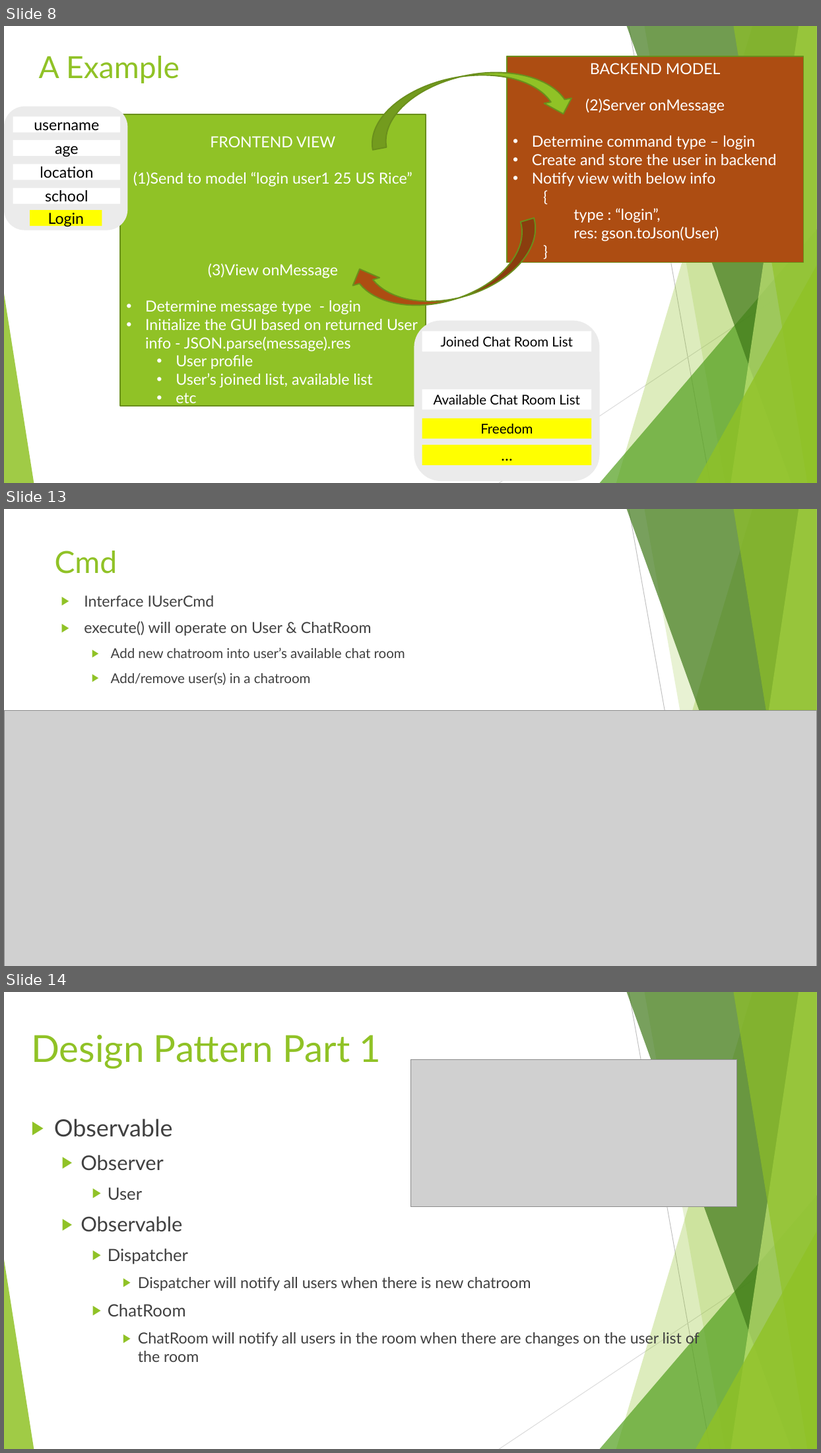
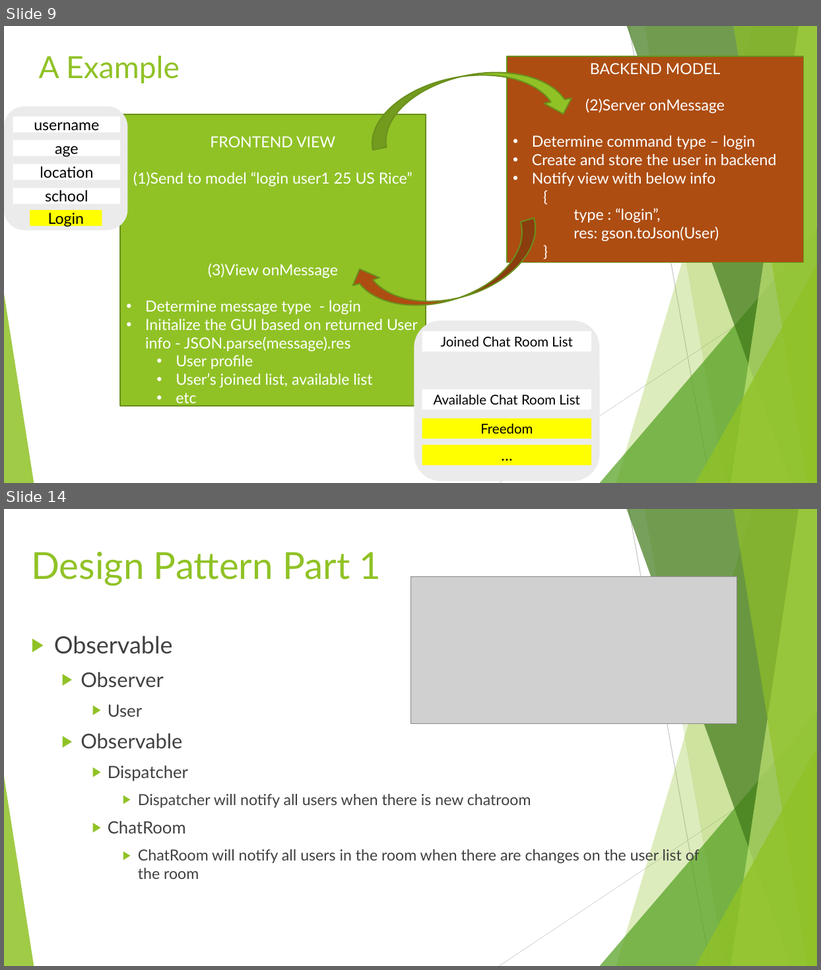
Before and after one commit to pourplusquoi/chatapp, a slide deck: src/main/resources/ChatApp API.pptx. Shown one above the other, each under a label of ours: slides 8, 13 and 14 before the commit, slides 9 and 14 after it; the slides between them are not shown. The pictures are 821x1453 and 821x970 pixels, drawn with LibreOffice and Linux fonts; fonts in the diff are those of the drawing; grey boxes stand for pictures. Boxes give left, top, right and bottom in pixels: in the first picture for what was removed or moved away, otherwise in the second. Text is boxed around its words. In the diff, an @@ line names an element or a change of style, - is before the commit and + after.

```diff
--- a/src/main/resources/ChatApp API.pptx
+++ b/src/main/resources/ChatApp API.pptx
@@ slide 13 removed at bbox=[4, 509, 817, 966], background #FFFFFF; not listed: 10 template elements that a slide beside it also shows @@
@@ title removed at bbox=[55, 551, 118, 574] @@
-Cmd
@@ text removed at bbox=[84, 595, 405, 685] @@
-▶ Interface IUserCmd
-▶ execute() will operate on User & ChatRoom
-  ▶ Add new chatroom into user’s available chat room
-  ▶ Add/remove user(s) in a chatroom
@@ picture removed at bbox=[4, 711, 817, 966] @@
@@ what was slide 8 is now slide 9 @@
```
Also in this commit, not shown: 11 slides changed, 1 slide added.
